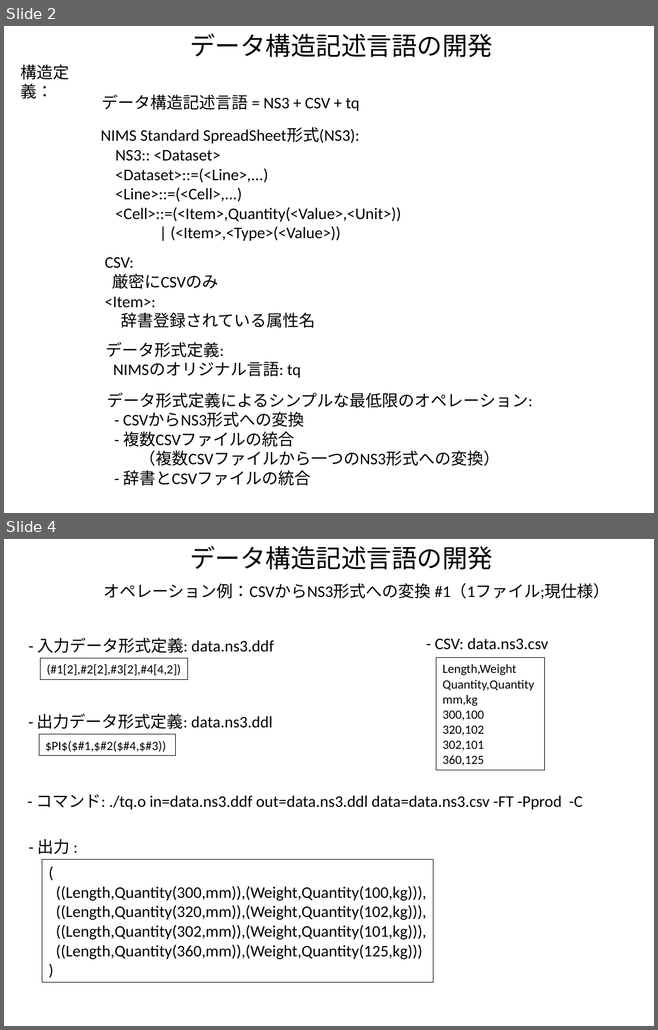
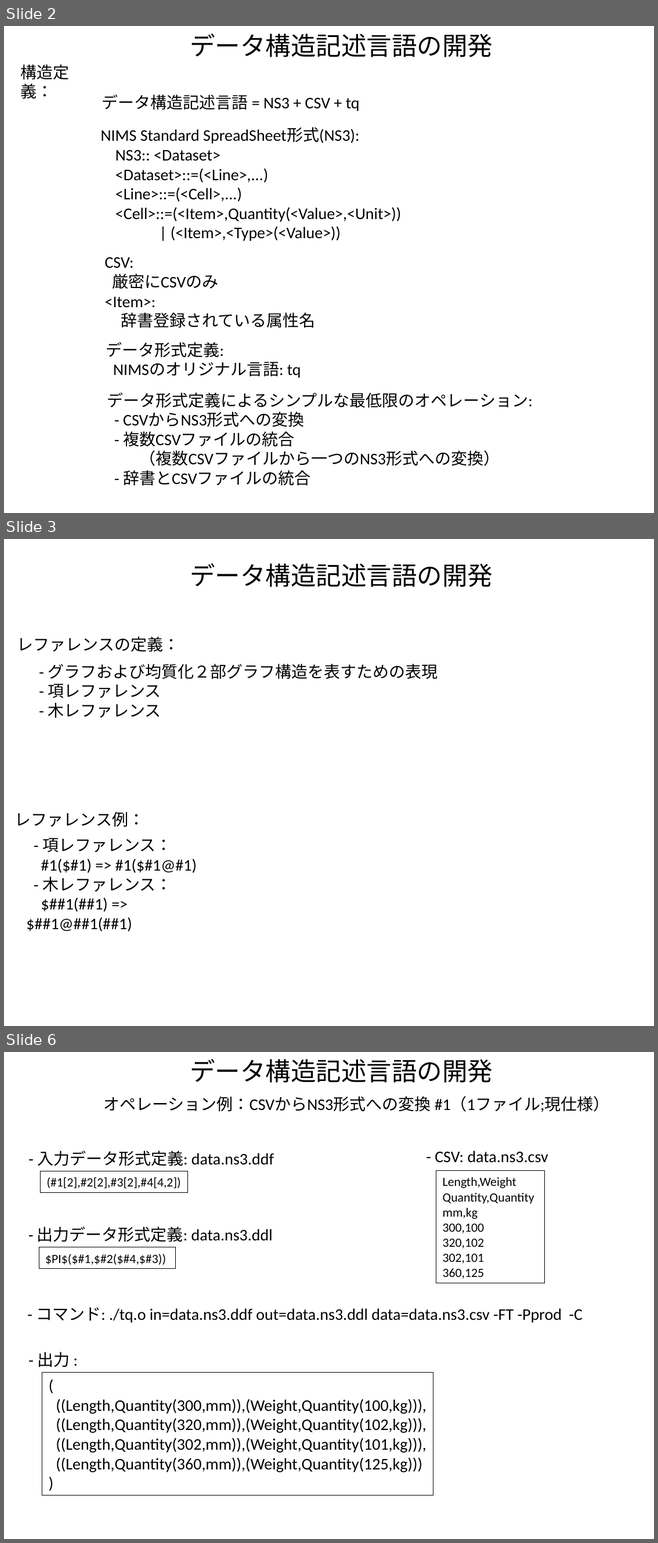
Before and after one commit to kouamano/RECURSIVE-SYSTEM, a slide deck: Document/tq_op_example.odp. Shown one above the other, each under a label of ours: slides 2 and 4 before the commit, slides 2, 3 and 6 after it; the slides between them are not shown. The pictures are 658x1030 and 658x1543 pixels, drawn with LibreOffice and Linux fonts; fonts in the diff are those of the drawing. Boxes give left, top, right and bottom in pixels: in the first picture for what was removed or moved away, otherwise in the second. Text is boxed around its words. In the diff, an @@ line names an element or a change of style, - is before the commit and + after.

```diff
--- a/Document/tq_op_example.odp
+++ b/Document/tq_op_example.odp
@@ slide 3 added at [4,539,654,1026], background #FFFFFF @@
@@ text added at [190,563,492,587], 28 pt, text #000000 @@
+データ構造記述言語の開発
@@ text added at [17,636,179,652], 18 pt, text #000000 @@
+レファレンスの定義：
@@ text added at [48,664,437,718], 18 pt, text #000000 @@
+- グラフおよび均質化２部グラフ構造を表すための表現
+- 項レファレンス
+- 木レファレンス
@@ text added at [15,812,144,827], 18 pt, text #000000 @@
+レファレンス例：
@@ text added at [26,838,197,932], 18 pt, text #000000 @@
+- 項レファレンス：
+#1($#1) => #1($#1@#1)
+- 木レファレンス：
+$##1(##1) => $##1@##1(##1)
@@ what was slide 4 is now slide 6 @@
```
Also in this commit, not shown: 1 slide changed, 1 other slide added.
